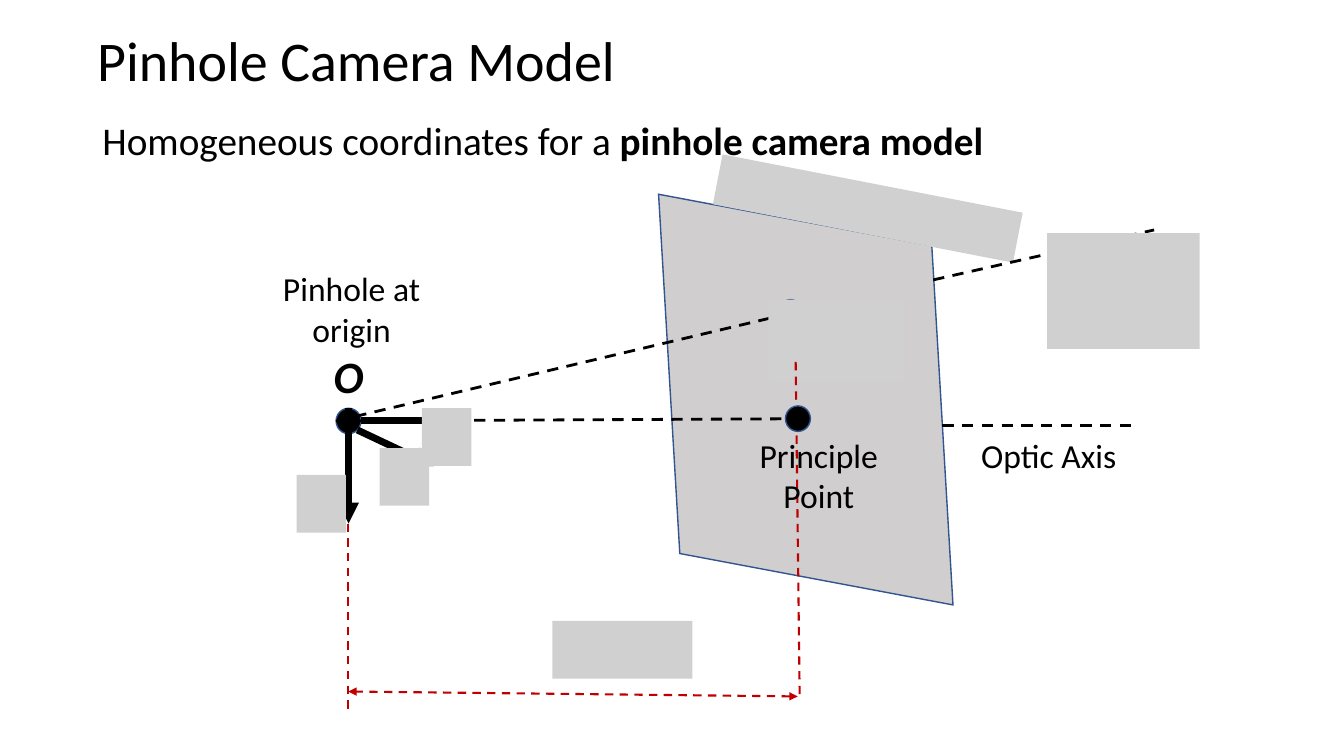
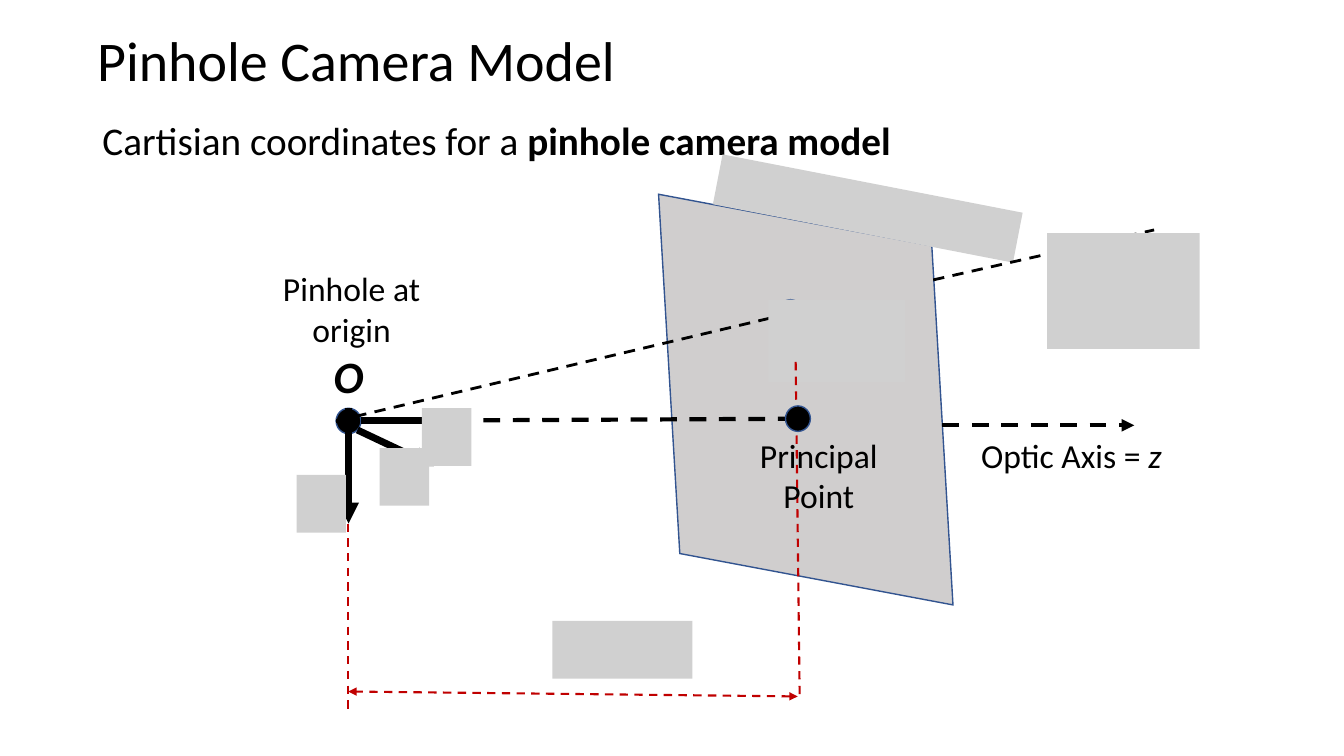
Before and after one commit to StephenElston/CSCI-E25, a slide deck: slide 13 of Slides/9_HomographyProjection.pptx (slide 10 before the commit). Drawn at 1344x756 pixels with LibreOffice and Linux fonts; fonts in the diff are those of the drawing; grey boxes stand for pictures. Boxes give left, top, right and bottom in pixels: in the first picture for what was removed or moved away, otherwise in the second. Text is boxed around its words. In the diff, an @@ line names an element or a change of style, - is before the commit and + after.

```diff
--- a/Slides/9_HomographyProjection.pptx
+++ b/Slides/9_HomographyProjection.pptx
@@ text at <box>102,127,890,165</box>: text changed @@
-Homogeneous coordinates for a pinhole camera model
+Cartisian coordinates for a pinhole camera model
@@ line (336, 421) - (811, 418): stroke #000000 2 pt dashed to #000000 3 pt dashed @@
@@ text at <box>760,440,878,516</box>: text changed @@
-Principle Point
+Principal Point
@@ line (943, 425) - (1134, 425): line to arrow; stroke #000000 2 pt dashed to #000000 3 pt dashed @@
@@ text at <box>981,444,1161,474</box>: text changed @@
-Optic Axis
+Optic Axis = z
```
Also in this commit, not shown: 8 other slides changed, 7 slides added.
